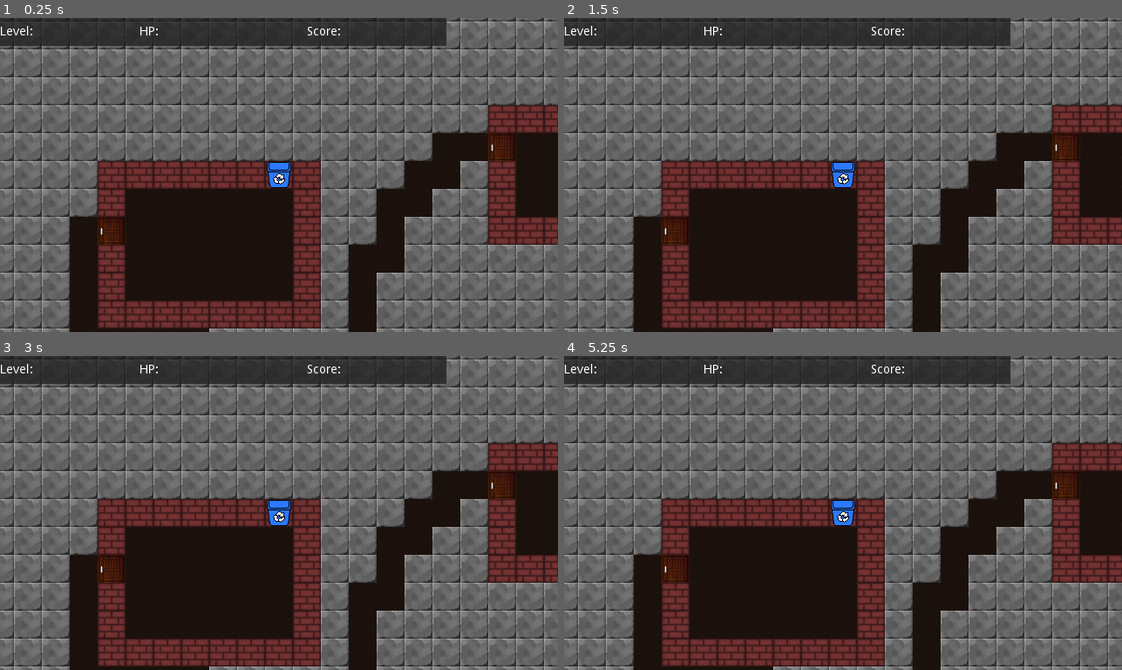
Above: before the commit, frames 1-4 (two rows, left to right).
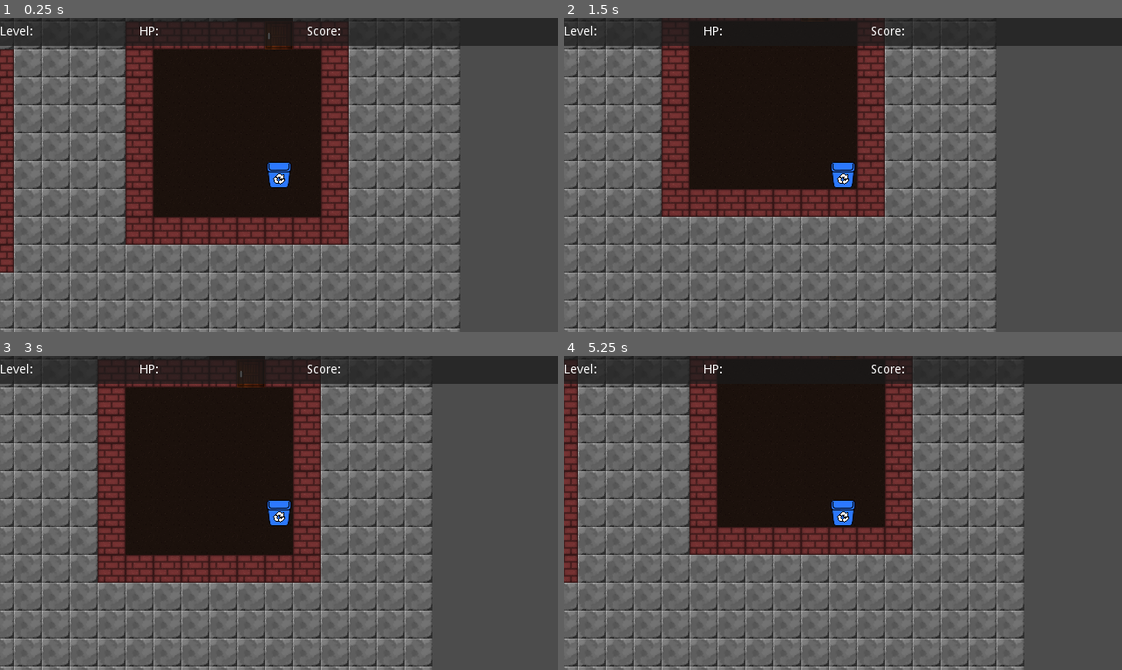
Above: after the commit, the same moments.

Repository: senomas/roguelike
Game: Godot game, scene res://World.tscn
The game is run twice, just before and just after one commit, with the same random seed, the same clock (stepped at 60 frames per second) and the same inputs.
Inputs:
- Up to frame 1 (0.25 s): no input
- Up to frame 2 (1.5 s): tap Enter at 0.5 s; hold Right (ui_right) 0.53-1.28 s; tap Space at 1.25 s; hold Down (ui_down) from 1.28 s (still down)
- Up to frame 3 (3 s): tap Enter at 2 s; release Down (ui_down) at 2.03 s; hold Right (ui_right) 2.03-2.78 s; tap Space at 2.75 s; hold Up (ui_up) from 2.78 s (still down)
- Up to frame 4 (5.25 s): tap Enter at 3.5 s; release Up (ui_up) at 3.53 s; hold Left (ui_left) 3.53-5.03 s; tap Space at 4.25 s; hold Down (ui_down) from 5.03 s (still down)

The runs differ from the first frame. In frame 1, 56% of the frame differs, in the area x 0-100%, y 0-100%; in frame 2, 57%; in frame 3, 53%; in frame 4, 58%.

Commit message:
movement

Diff:
--- a/World.gd
+++ b/World.gd
@@ -34,6 +34,36 @@
 	build_level()
 
 
+func _input(event):
+	if !event.is_pressed():
+		return
+
+	if event.is_action("ui_left"):
+		try_move(-1, 0)
+	elif event.is_action("ui_right"):
+		try_move(1, 0)
+	elif event.is_action("ui_up"):
+		try_move(0, -1)
+	elif event.is_action("ui_down"):
+		try_move(0, 1)
+
+
+func try_move(dx: int, dy: int):
+	var x = player_tile.x + dx
+	var y = player_tile.y + dy
+
+	var tile_type = DungeonTile.Stone
+	if x >= 0 && x < level_size.x && y >= 0 && level_size.y:
+		tile_type = map[x][y]
+
+	match tile_type:
+		DungeonTile.Floor:
+			player_tile = Vector2(x, y)
+		DungeonTile.Door:
+			set_tile(x, y, DungeonTile.Floor)
+	update_visuals()
+
+
 func build_level():
 	rooms.clear()
 	map.clear()
@@ -55,6 +85,16 @@
 			break
 
 	connect_rooms()
+
+	var start_room = rooms.front()
+	var player_x = start_room.position.x + 1 + randi() % int(start_room.size.x - 2)
+	var player_y = start_room.position.y + 1 + randi() % int(start_room.size.y - 2)
+	player_tile = Vector2(player_x, player_y)
+	update_visuals()
+
+
+func update_visuals():
+	player.position = player_tile * TILE_SIZE
 
 
 func connect_rooms():
@@ -233,10 +273,10 @@
 		if region.intersects(region_to_remove):
 			removal_queue.append(region)
 
-			var leftover_left = region_to_remove.position.x - region.position.x - 2
-			var leftover_right = region.end.x - region_to_remove.end.x - 2
-			var leftover_top = region_to_remove.position.y - region.position.y - 2
-			var leftover_bottom = region.end.y - region_to_remove.end.y - 2
+			var leftover_left = region_to_remove.position.x - region.position.x - 1
+			var leftover_right = region.end.x - region_to_remove.end.x - 1
+			var leftover_top = region_to_remove.position.y - region.position.y - 1
+			var leftover_bottom = region.end.y - region_to_remove.end.y - 1
 
 			if leftover_left >= MIN_ROOM_DIMENSION:
 				addition_queue.append(Rect2(region.position, Vector2(leftover_left, region.size.y)))
--- a/World.tscn
+++ b/World.tscn
@@ -115,7 +115,7 @@
 [node name="CanvasLayer" type="CanvasLayer" parent="."]
 
 [node name="ColorRect" type="ColorRect" parent="CanvasLayer"]
-margin_right = 512.0
+margin_right = 960.0
 margin_bottom = 32.0
 color = Color( 0.101961, 0.101961, 0.101961, 0.713726 )
 __meta__ = {
